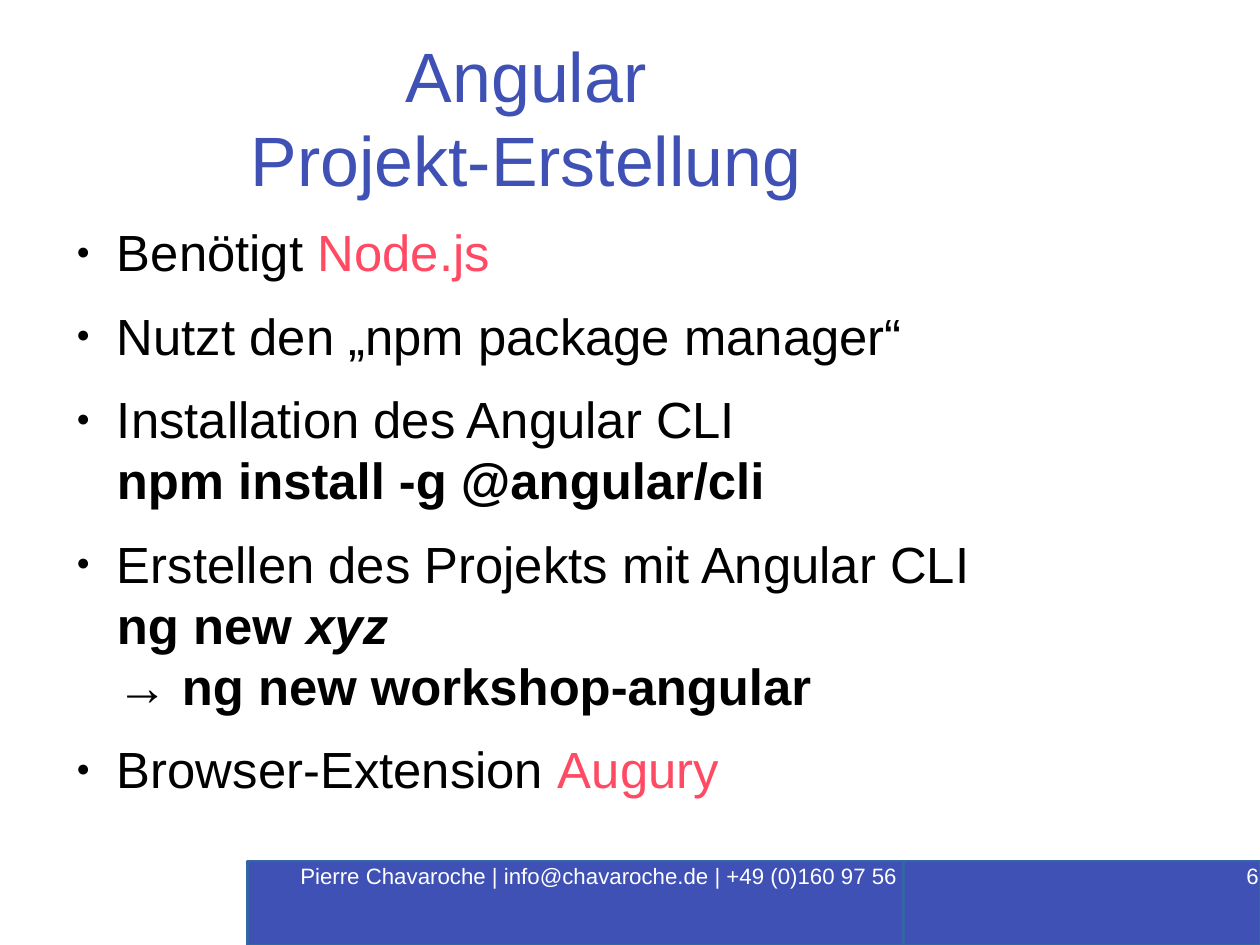
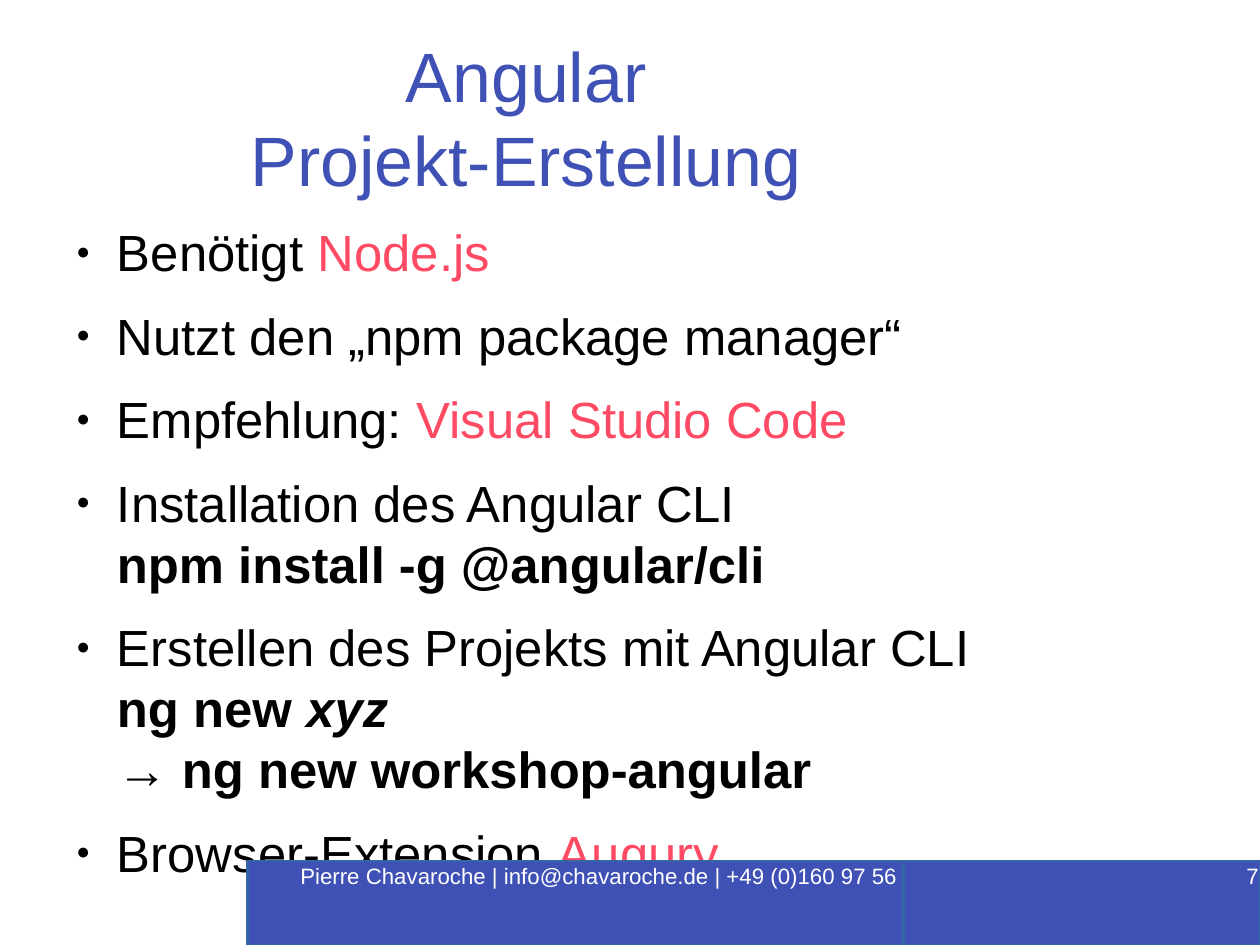
Before and after one commit to PierreChavaroche/workshop-presentation, a slide deck: slide 7 of Angular-RxJS.odp (slide 6 before the commit). Drawn at 1260x945 pixels with LibreOffice and Linux fonts; fonts in the diff are those of the drawing; background and template pictures are left out. Boxes give left, top, right and bottom in pixels: in the first picture for what was removed or moved away, otherwise in the second. Text is boxed around its words. In the diff, an @@ line names an element or a change of style, - is before the commit and + after.

```diff
--- a/Angular-RxJS.odp
+++ b/Angular-RxJS.odp
@@ text at bbox=[117, 401, 847, 449]: paragraph added @@
+● Empfehlung: Visual Studio Code
@@ page number at bbox=[1246, 868, 1258, 884]: text changed @@
-6
+7
```
Also in this commit, not shown: 4 other slides changed, 4 slides added, 4 other files.
